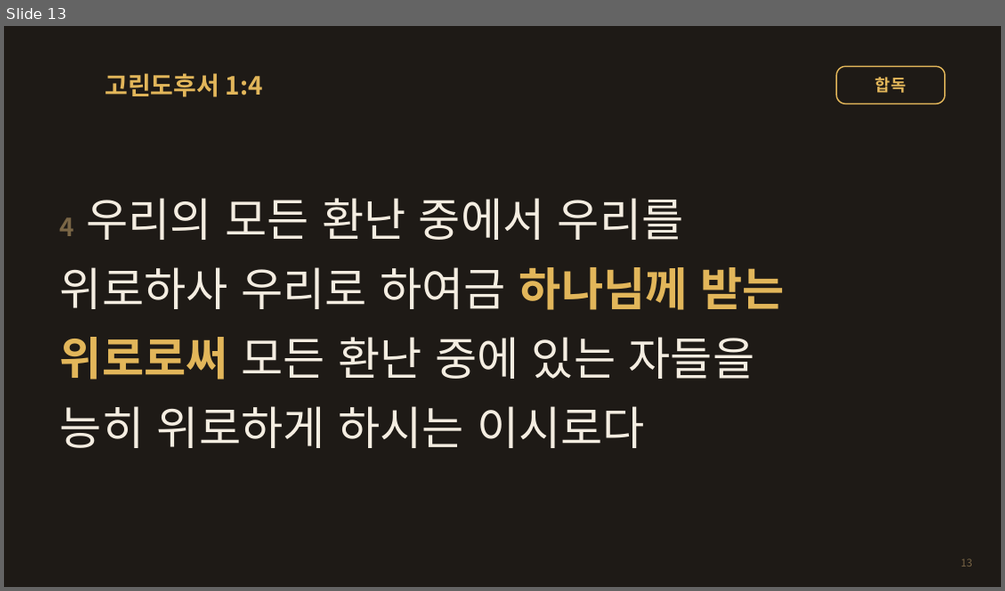
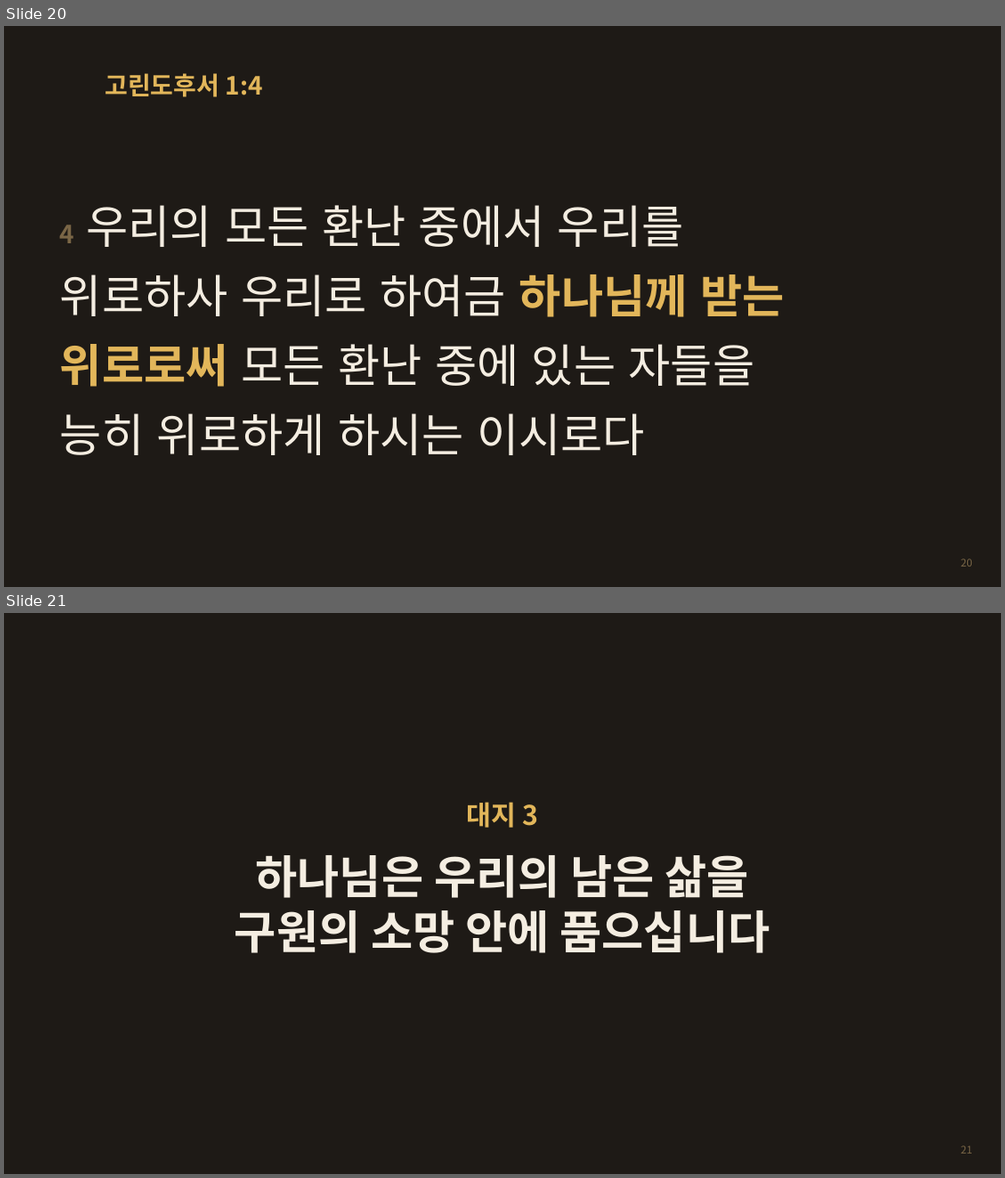
Before and after one commit to chleesarang/cys-terminal-javis, a slide deck: docs/sermons/ruth-naomi-hapdok.pptx. Shown one above the other, each under a label of ours: slide 13 before the commit, slides 20 and 21 after it. The pictures are 1005x591 and 1005x1178 pixels, drawn with LibreOffice and Linux fonts; fonts in the diff are those of the drawing; background and template pictures are left out. Boxes give left, top, right and bottom in pixels: in the first picture for what was removed or moved away, otherwise in the second. Text is boxed around its words. In the diff, an @@ line names an element or a change of style, - is before the commit and + after.

```diff
--- a/docs/sermons/ruth-naomi-hapdok.pptx
+++ b/docs/sermons/ruth-naomi-hapdok.pptx
@@ slide 21 added at bbox=[4, 613, 1001, 1174], background #1E1A16 @@
@@ text added at bbox=[467, 802, 538, 827], 26 pt, text #E2B65A, bold @@
+대지 3
@@ title added at bbox=[235, 855, 769, 953], 44 pt, text #F4EDE1, bold @@
+하나님은 우리의 남은 삶을
+구원의 소망 안에 품으십니다
@@ page number added at bbox=[961, 1145, 972, 1153], 10 pt, text #7A6646 @@
+21
@@ what was slide 13 is now slide 20 @@
@@ slide 20 changed as well @@
@@ rounded rectangle removed at bbox=[836, 66, 945, 103] @@
-합독
@@ text "4 우리의 모든 환난 중에서 ...": place and size @@
-text "4 우리의 모든 환난 중에서 ..." at bbox=[60, 198, 784, 448]
+text "4 우리의 모든 환난 중에서 ..." at bbox=[60, 205, 784, 455]
@@ page number at bbox=[961, 558, 972, 566]: text changed @@
-13
+20
```
Also in this commit, not shown: 37 other slides changed, 6 other slides added, 2 slides removed, 2 other files.
